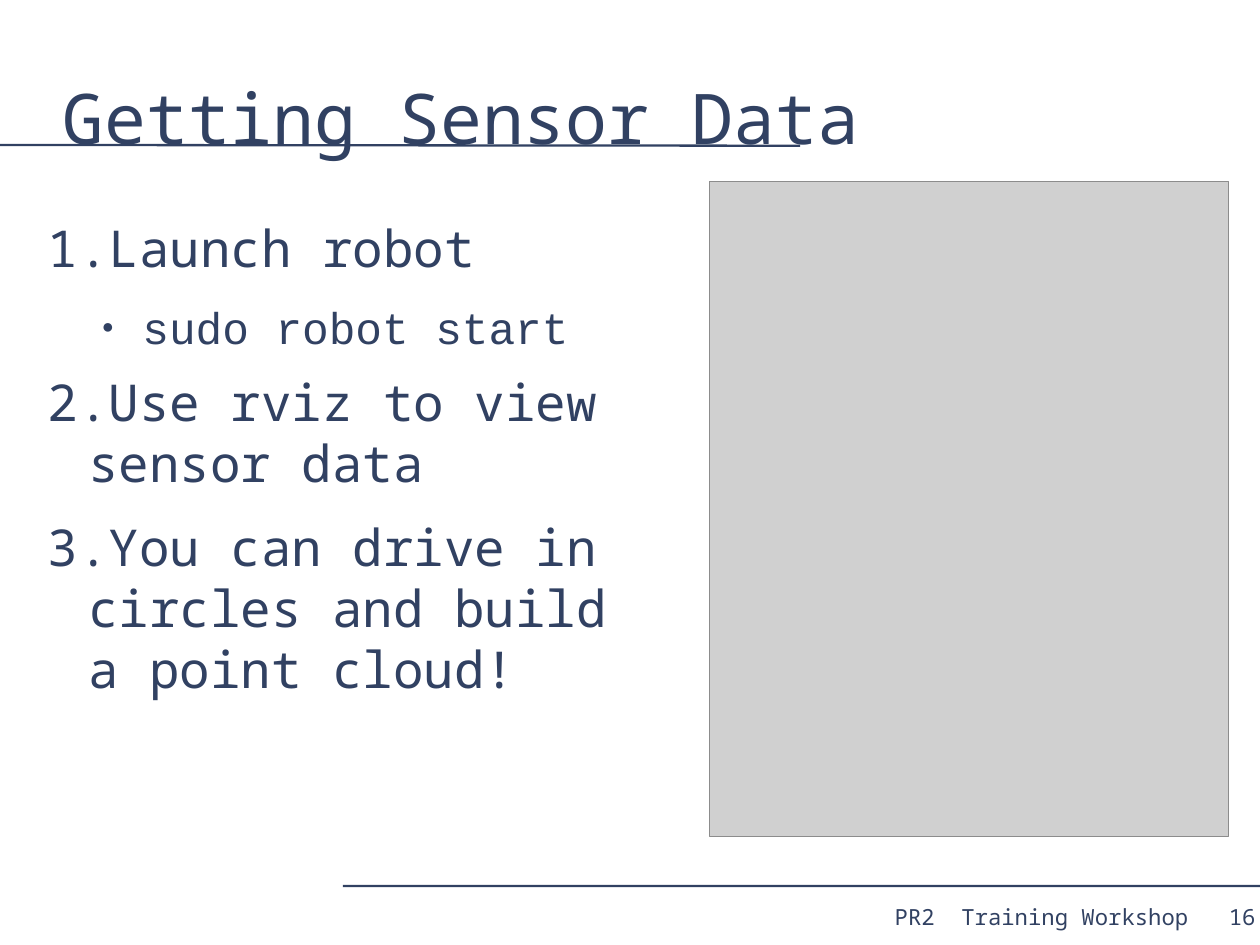
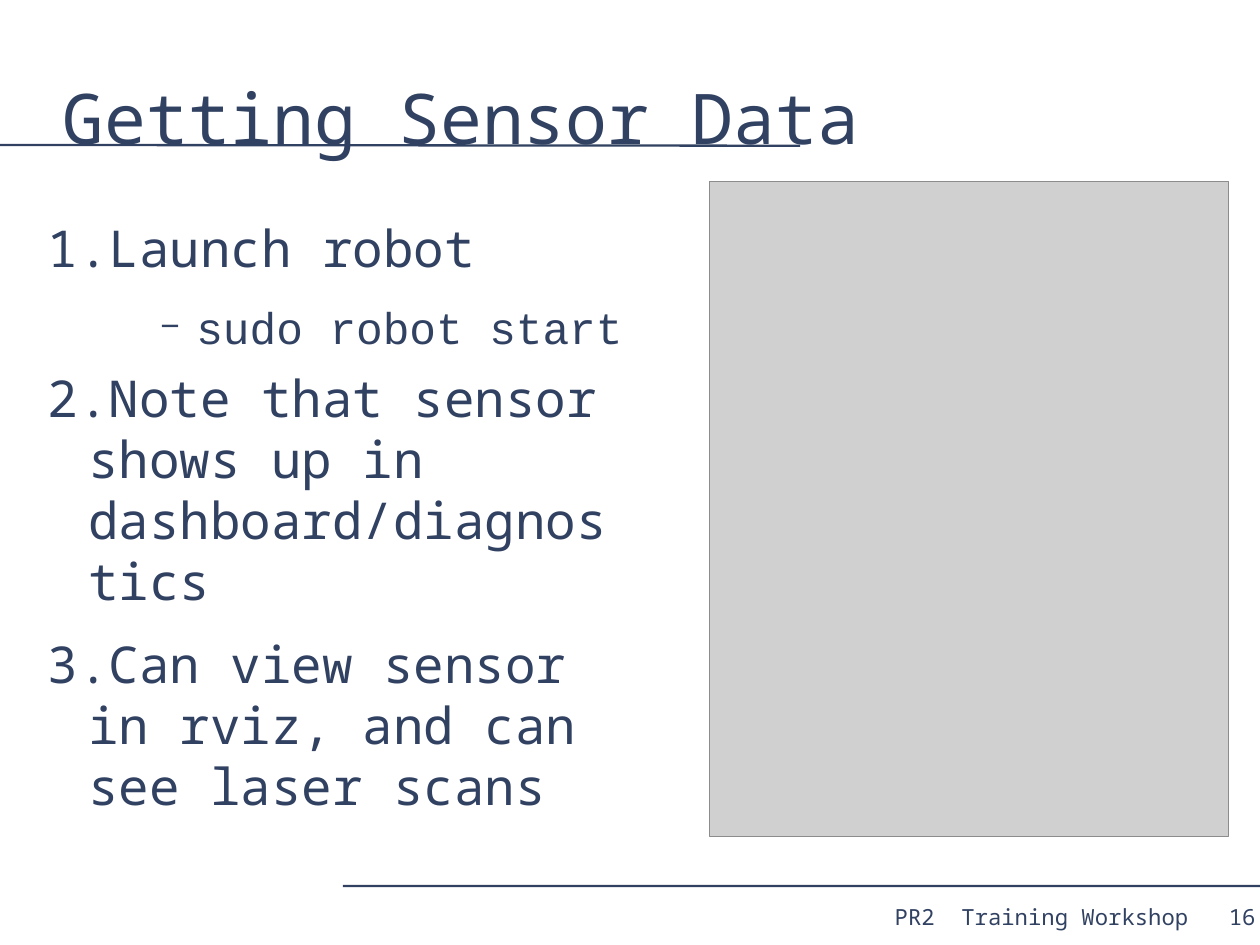
Before and after one commit to PR2/pr2_docs, a slide deck: slide 16 of pr2_training_workshop/modifying_pr2/adding_sensor.odp. Drawn at 1260x945 pixels with LibreOffice and Linux fonts; fonts in the diff are those of the drawing; grey boxes stand for pictures. Boxes give left, top, right and bottom in pixels: in the first picture for what was removed or moved away, otherwise in the second. Text is boxed around its words. In the diff, an @@ line names an element or a change of style, - is before the commit and + after.

Commit message:
Minor changes to adding_sensor presentation

```diff
--- a/pr2_training_workshop/modifying_pr2/adding_sensor.odp
+++ b/pr2_training_workshop/modifying_pr2/adding_sensor.odp
@@ text at bbox=[196, 312, 622, 345]: bullet ● to −; list level 2 to 3 in "sudo robot start" @@
@@ text at bbox=[48, 378, 606, 806]: text changed @@
-2. Use rviz to view sensor data
-3. You can drive in circles and build a point cloud!
+2. Note that sensor shows up in dashboard/diagnostics
+3. Can view sensor in rviz, and can see laser scans
```
Also in this commit, not shown: 8 other slides changed, 1 slide added.
